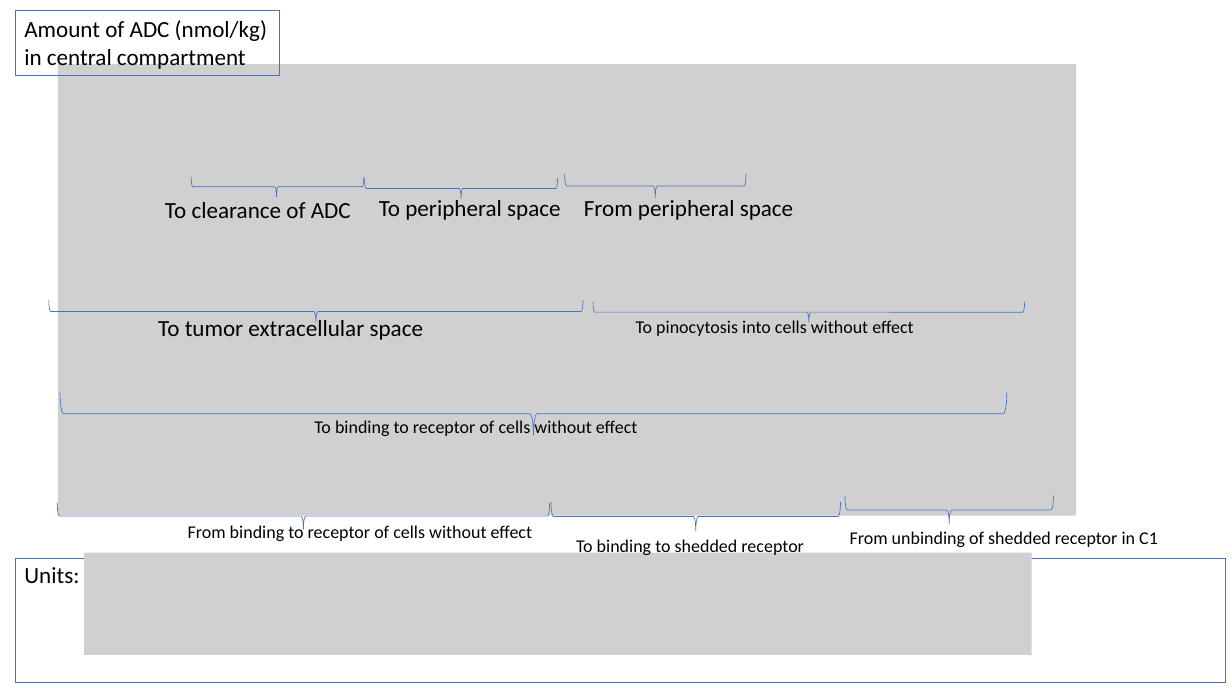
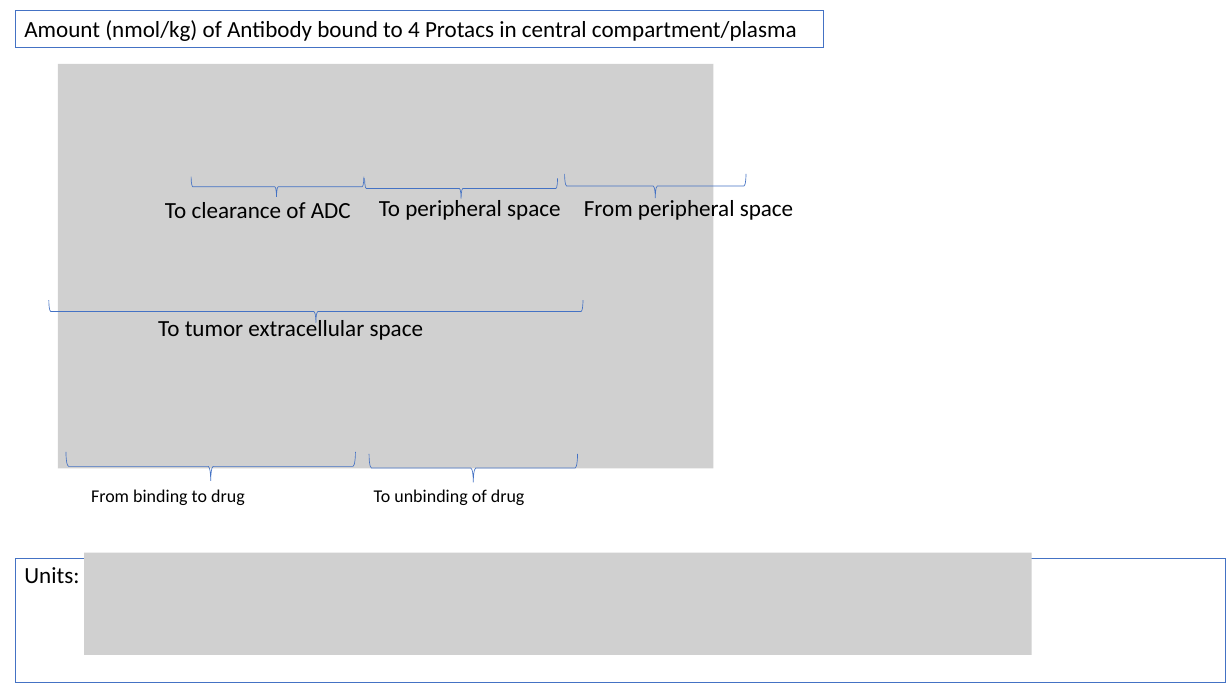
Before and after one commit to judith-stein/hc-protac-shuttle-rshiny-in-vivo, a slide deck: slide 7 of www/logistic_pk_pd_equations_explained.pptx (slide 4 before the commit). Drawn at 1232x693 pixels with LibreOffice and Linux fonts; fonts in the diff are those of the drawing; grey boxes stand for pictures. Boxes give left, top, right and bottom in pixels: in the first picture for what was removed or moved away, otherwise in the second. Text is boxed around its words. In the diff, an @@ line names an element or a change of style, - is before the commit and + after.

```diff
--- a/www/logistic_pk_pd_equations_explained.pptx
+++ b/www/logistic_pk_pd_equations_explained.pptx
@@ rectangle "Amount (nmol/kg) of Antibody bound ...": place and size @@
-rectangle "Amount (nmol/kg) of Antibody bound ..." at [16,10,280,76]
+rectangle "Amount (nmol/kg) of Antibody bound ..." at [16,10,823,47]
@@ text in rectangle at [24,20,797,41]: text changed @@
-Amount of ADC (nmol/kg)
-in central compartment
+Amount (nmol/kg) of Antibody bound to 4 Protacs in central compartment/plasma
@@ picture: place and size @@
-picture at [58,64,1077,516]
+picture at [58,64,714,469]
@@ right brace removed at [593,302,1025,322] @@
@@ text removed at [636,320,913,336] @@
-To pinocytosis into cells without effect
@@ right brace removed at [60,392,1007,435] @@
@@ text removed at [314,419,637,436] @@
-To binding to receptor of cells without effect
@@ right brace: place and size @@
-right brace at [57,503,550,530]
+right brace at [66,452,355,481]
@@ right brace: place and size @@
-right brace at [845,496,1054,525]
+right brace at [369,454,578,483]
@@ text at [91,489,245,505]: text changed @@
-From binding to receptor of cells without effect
+From binding to drug
@@ text added at [374,489,525,505], 14 pt, text #000000 @@
+To unbinding of drug
@@ right brace removed at [551,502,840,531] @@
@@ text removed at [576,539,804,555] @@
-To binding to shedded receptor
@@ text removed at [850,531,1158,547] @@
-From unbinding of shedded receptor in C1
```
Also in this commit, not shown: 17 other slides changed, 32 slides added, 11 slides removed, 7 other files.
